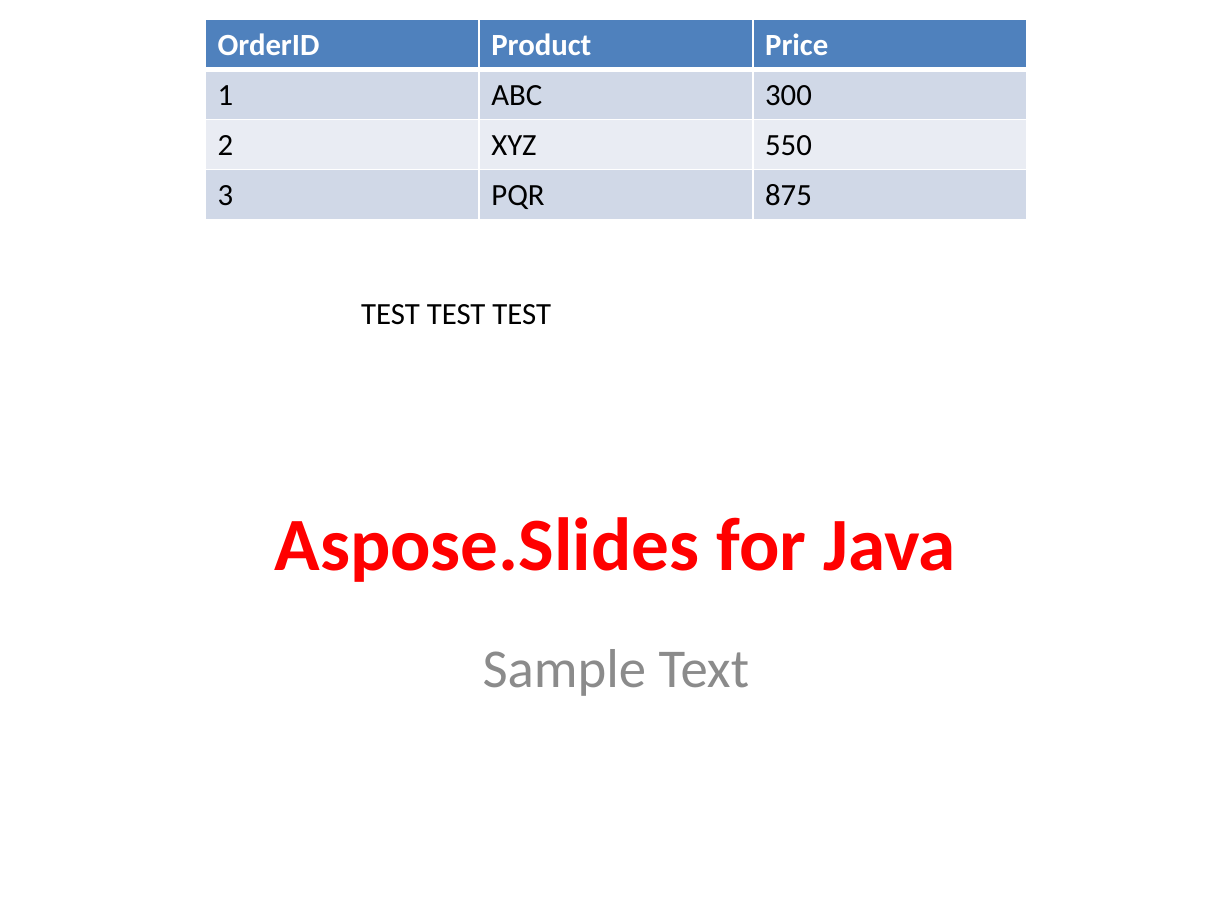
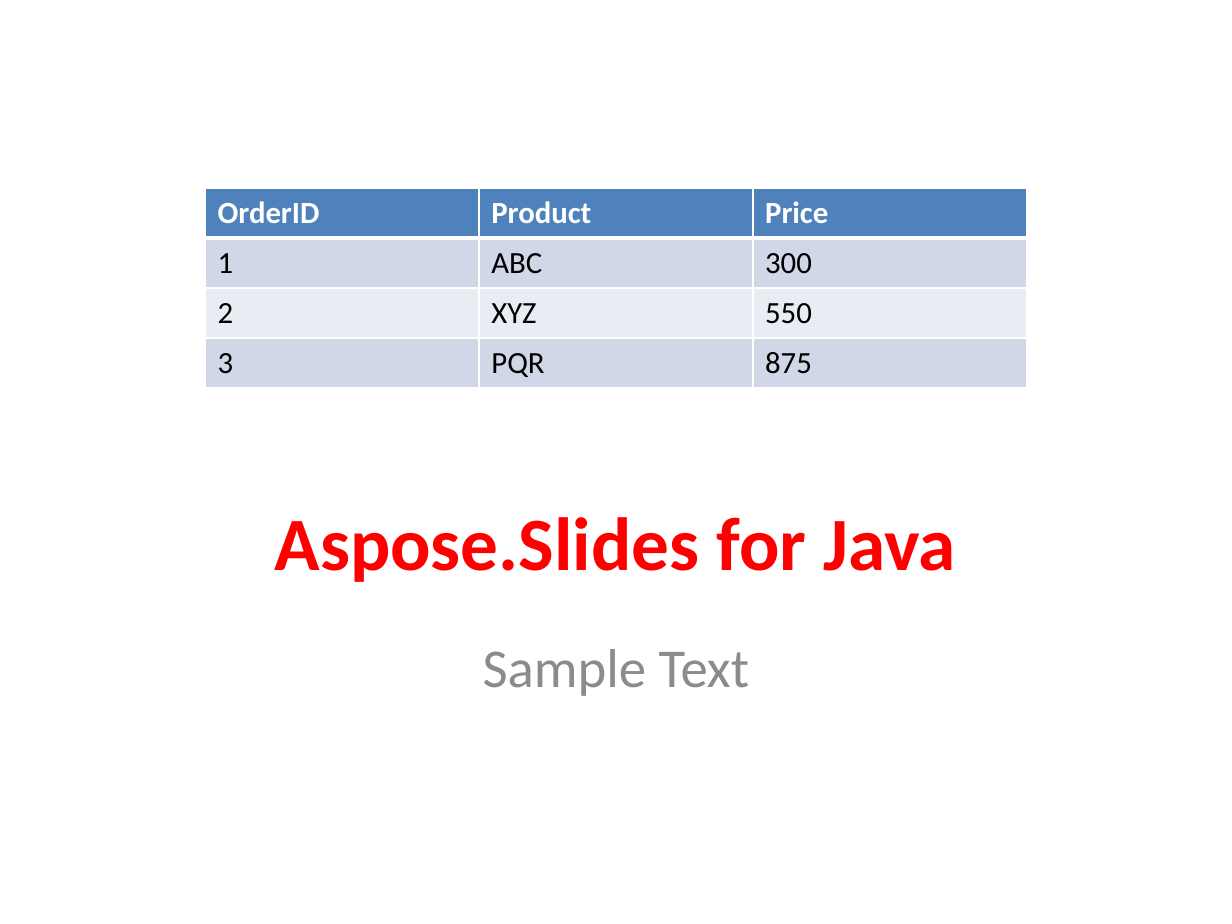
Before and after one commit to ortic/Aspose.Slides-for-Cloud, a slide deck: slide 1 of Data/sample.pptx. Drawn at 1232x924 pixels with LibreOffice and Linux fonts; fonts in the diff are those of the drawing. Boxes give left, top, right and bottom in pixels: in the first picture for what was removed or moved away, otherwise in the second. Text is boxed around its words. In the diff, an @@ line names an element or a change of style, - is before the commit and + after.

```diff
--- a/Data/sample.pptx
+++ b/Data/sample.pptx
@@ table: place and size @@
-table at bbox=[206, 20, 1026, 219]
+table at bbox=[206, 188, 1026, 388]
@@ text removed at bbox=[361, 304, 551, 325] @@
-TEST TEST TEST
```
Also in this commit, not shown: 55 other files.
